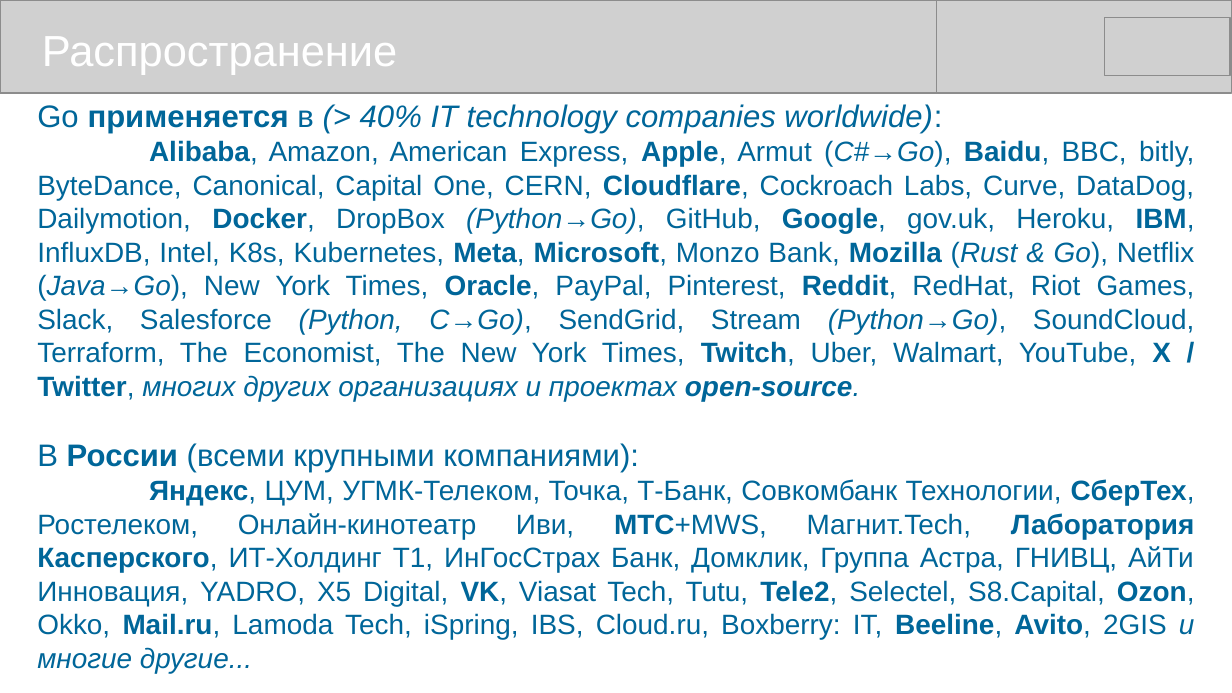
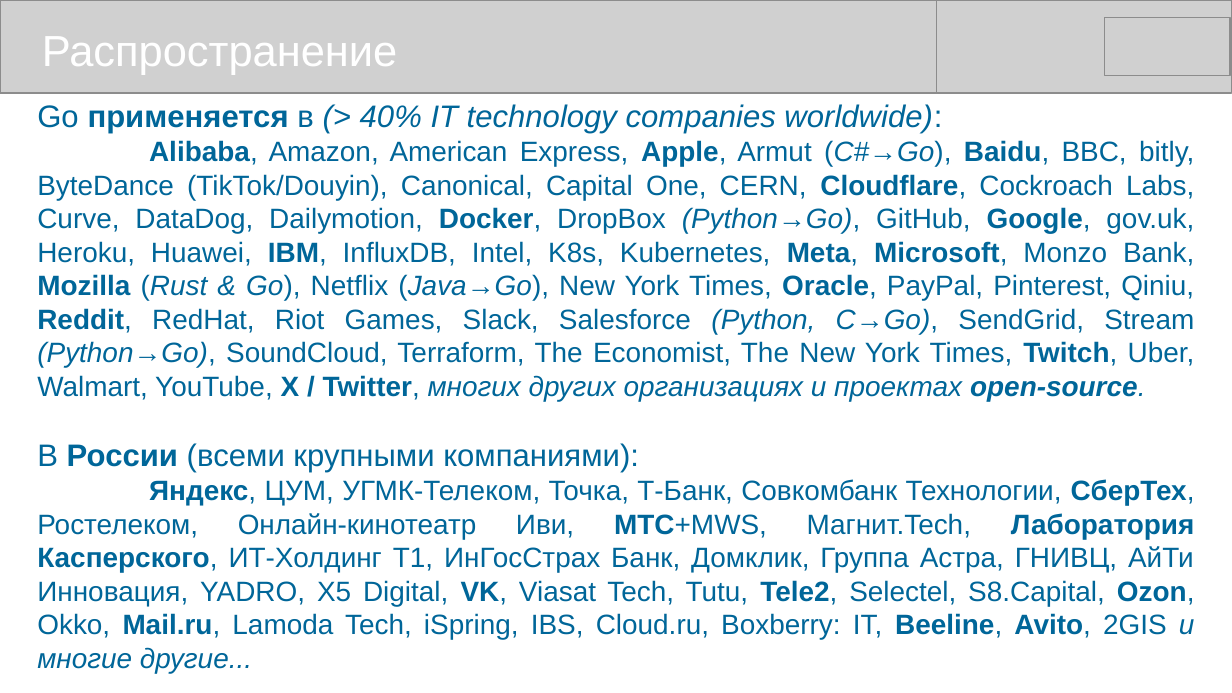
Before and after one commit to mike-shock/Go_language, a slide deck: slide 63 of Go_Review.odp. Drawn at 1232x693 pixels with LibreOffice and Linux fonts; fonts in the diff are those of the drawing; grey boxes stand for pictures. Boxes give left, top, right and bottom in pixels: in the first picture for what was removed or moved away, otherwise in the second. Text is boxed around its words. In the diff, an @@ line names an element or a change of style, - is before the commit and + after.

```diff
--- a/Go_Review.odp
+++ b/Go_Review.odp
@@ text at [37,140,1195,401]: text changed @@
-Alibaba, Amazon, American Express, Apple, Armut (C#→Go), Baidu, BBC, bitly, ByteDance, Canonical, Capital One, CERN, Cloudflare, Cockroach Labs, Curve, DataDog, Dailymotion, Docker, DropBox (Python→Go), GitHub, Google, gov.uk, Heroku, IBM, InfluxDB, Intel, K8s, Kubernetes, Meta, Microsoft, Monzo Bank, Mozilla (Rust & Go), Netflix (Java→Go), New York Times, Oracle, PayPal, Pinterest, Reddit, RedHat, Riot Games, Slack, Salesforce (Python, C→Go), SendGrid, Stream (Python→Go), SoundCloud, Terraform, The Economist, The New York Times, Twitch, Uber, Walmart, YouTube, X / Twitter, многих других организациях и проектах open-source.
+Alibaba, Amazon, American Express, Apple, Armut (C#→Go), Baidu, BBC, bitly, ByteDance (TikTok/Douyin), Canonical, Capital One, CERN, Cloudflare, Cockroach Labs, Curve, DataDog, Dailymotion, Docker, DropBox (Python→Go), GitHub, Google, gov.uk, Heroku, Huawei, IBM, InfluxDB, Intel, K8s, Kubernetes, Meta, Microsoft, Monzo Bank, Mozilla (Rust & Go), Netflix (Java→Go), New York Times, Oracle, PayPal, Pinterest, Qiniu, Reddit, RedHat, Riot Games, Slack, Salesforce (Python, C→Go), SendGrid, Stream (Python→Go), SoundCloud, Terraform, The Economist, The New York Times, Twitch, Uber, Walmart, YouTube, X / Twitter, многих других организациях и проектах open-source.
```
Also in this commit, not shown: 1 other slide changed, 1 other file.
